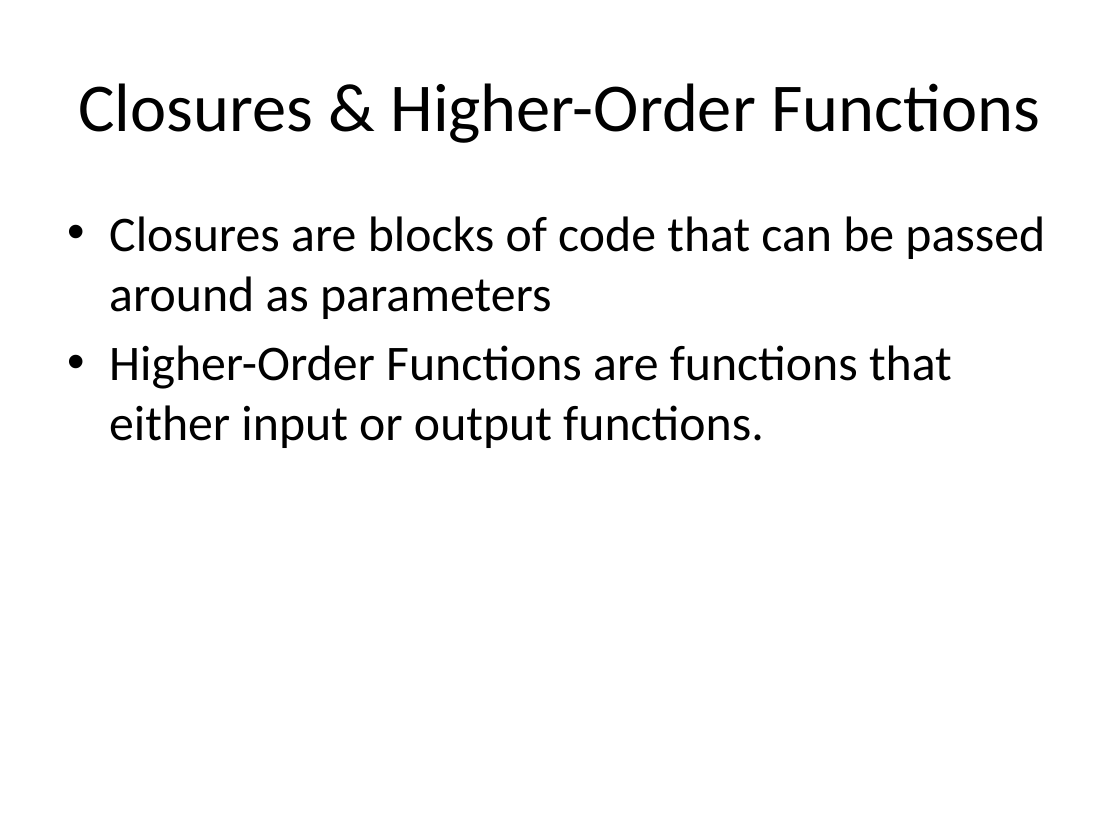
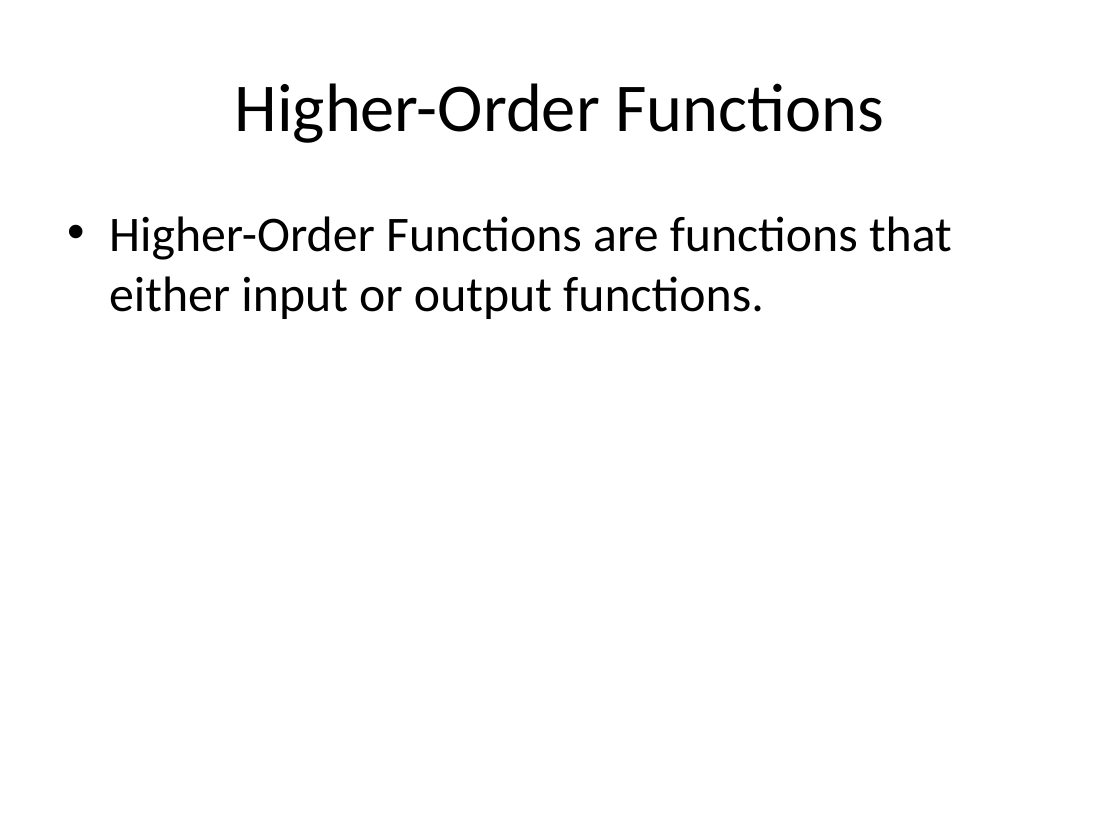
Before and after one commit to todkar/Away_Day, a slide deck: slide 12 of Scala_Away_Day.pptx (slide 8 before the commit). Drawn at 1120x840 pixels with LibreOffice and Linux fonts; fonts in the diff are those of the drawing. Boxes give left, top, right and bottom in pixels: in the first picture for what was removed or moved away, otherwise in the second. Text is boxed around its words. In the diff, an @@ line names an element or a change of style, - is before the commit and + after.

Commit message:
added closures

```diff
--- a/Scala_Away_Day.pptx
+++ b/Scala_Away_Day.pptx
@@ title at (235, 83, 884, 143): text changed @@
-Closures & Higher-Order Functions
+Higher-Order Functions
@@ text at (109, 216, 1045, 319): paragraph removed @@
-• Closures are blocks of code that can be passed around as parameters
```
Also in this commit, not shown: 4 other slides changed, 2 slides added, 6 other files.
